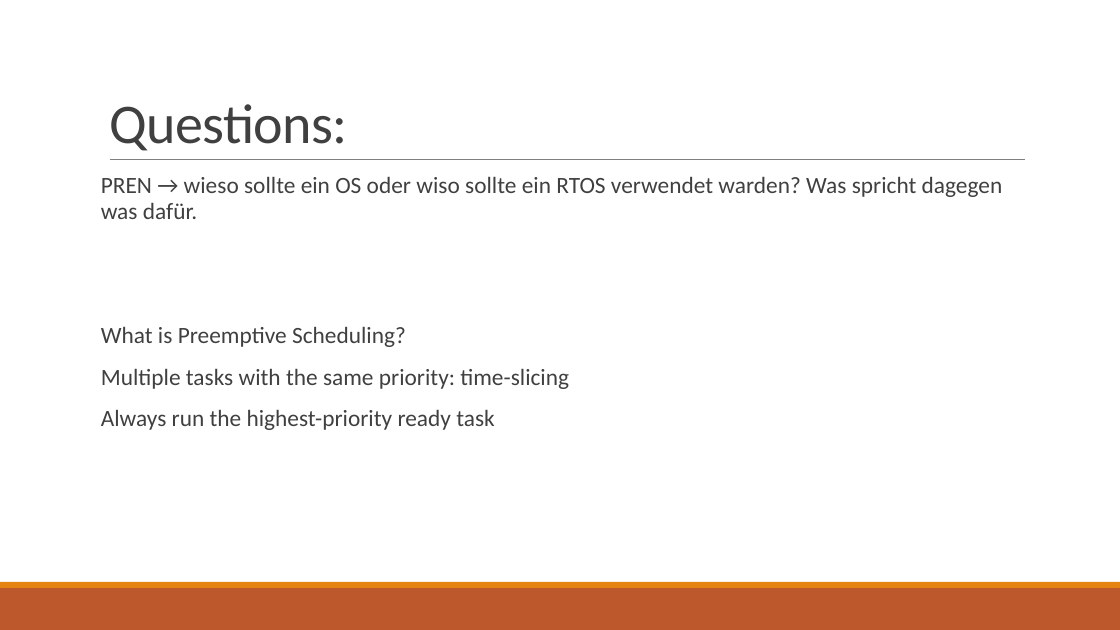
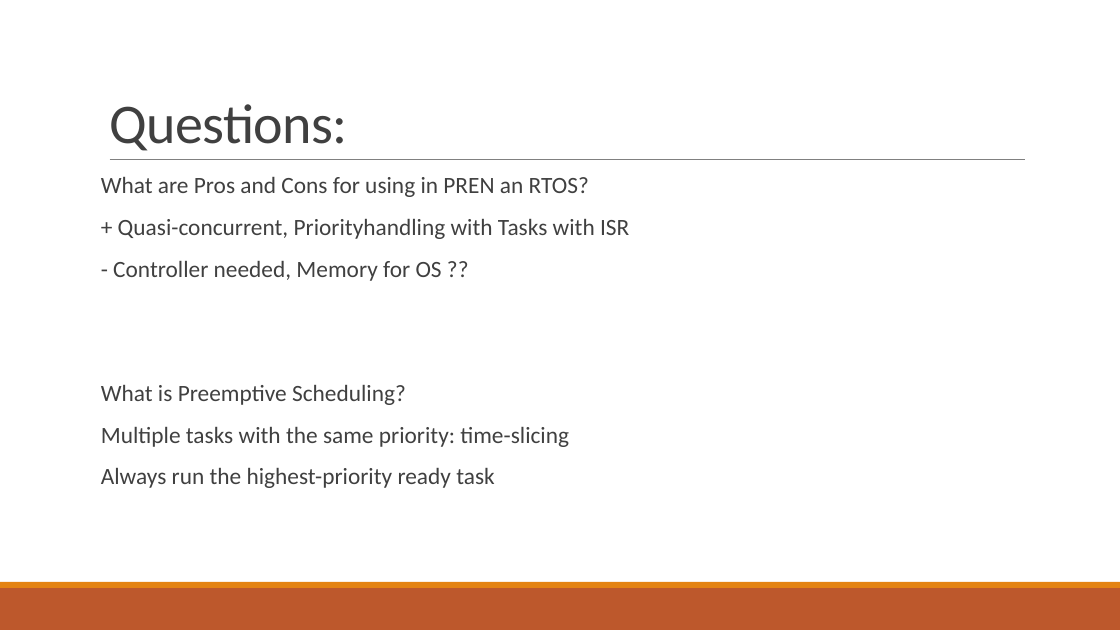
Before and after one commit to tfineich/INTRO_Projekt, a slide deck: slide 18 of Recap_SW5_Ineichen_Stecher.pptx. Drawn at 1120x630 pixels with LibreOffice and Linux fonts; fonts in the diff are those of the drawing. Boxes give left, top, right and bottom in pixels: in the first picture for what was removed or moved away, otherwise in the second. Text is boxed around its words. In the diff, an @@ line names an element or a change of style, - is before the commit and + after.

Commit message:
added information and questions to presentation

```diff
--- a/Recap_SW5_Ineichen_Stecher.pptx
+++ b/Recap_SW5_Ineichen_Stecher.pptx
@@ text at [101, 177, 629, 281]: text changed @@
-PREN → wieso sollte ein OS oder wiso sollte ein RTOS verwendet warden? Was spricht dagegen was dafür.
+What are Pros and Cons for using in PREN an RTOS?
++ Quasi-concurrent, Priorityhandling with Tasks with ISR
+- Controller needed, Memory for OS ??
```
Also in this commit, not shown: 2 other slides changed, 3 slides added, 3 slides removed.
